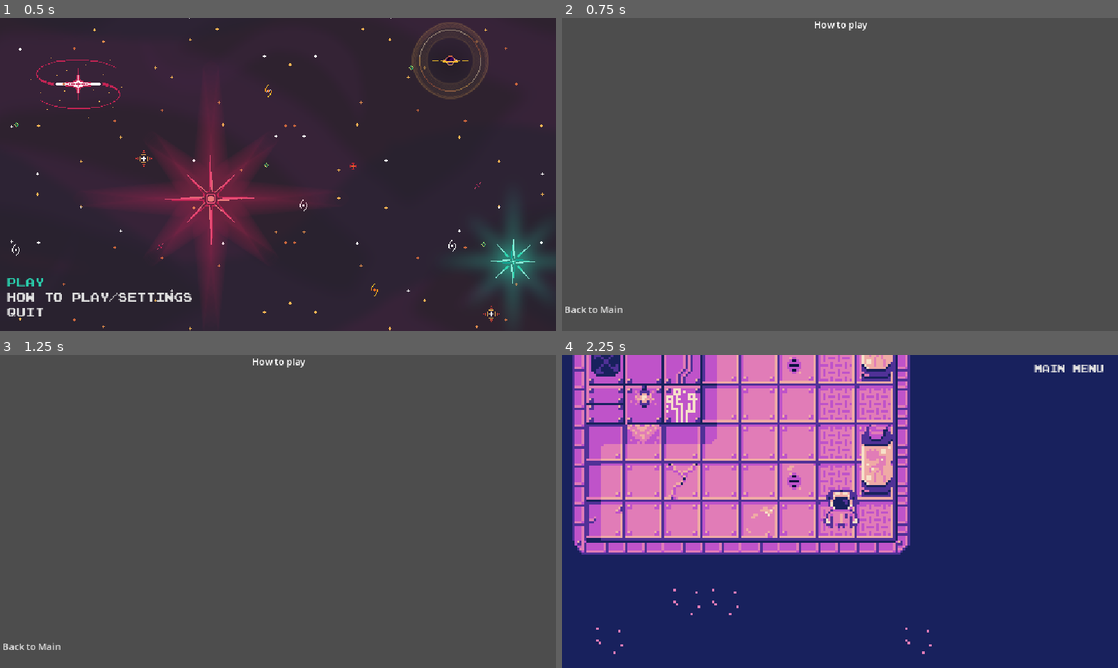
Above: before the commit, frames 1-4 (two rows, left to right).
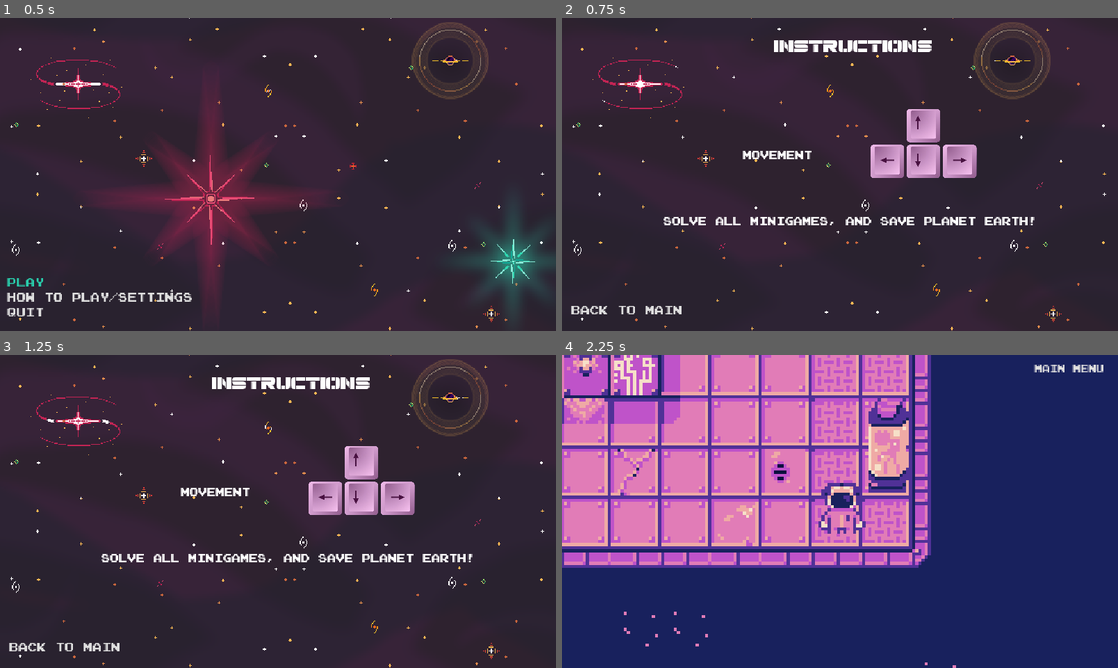
Above: after the commit, the same moments.

Repository: M-a-b-e-l/CISC2540---2D-Game-group-6
Game: Godot game, scene res://Scenes/MainMenu.tscn
Two runs of this game, one before a commit and one after it. Both use one fixed random seed, a clock stepped at 60 frames per second and the inputs below.
Inputs:
- Up to frame 1 (0.5 s): no input
- Up to frame 2 (0.75 s): click "How to Play/Settings" at 0.5 s
- Up to frame 3 (1.25 s): no input
- Up to frame 4 (2.25 s): click "Back to Main" at 1.25 s; click "Play" at 2 s

Frame 1 is identical in both runs. In frame 2, 100% of the frame differs, in the area x 0-100%, y 0-100%; in frame 3, 100%; in frame 4, 33%.

Commit message:
Main menu improvements

Diff:
--- a/group_6_2d_game/Scenes/how_to_play_scene.tscn
+++ b/group_6_2d_game/Scenes/how_to_play_scene.tscn
@@ -1,7 +1,154 @@
-[gd_scene load_steps=3 format=3 uid="uid://crc2hijb7nbku"]
+[gd_scene load_steps=28 format=3 uid="uid://crc2hijb7nbku"]
 
 [ext_resource type="Script" path="res://Scripts/how_to_play_scene.gd" id="1_2ljhf"]
+[ext_resource type="Texture2D" uid="uid://csv4hyqyb8fo3" path="res://Assets/Starry background  - Layer 01 - Void.png" id="2_07q2x"]
 [ext_resource type="Theme" uid="uid://d0lvdha57nic3" path="res://Themes/main_menu_theme.tres" id="2_hr4og"]
+[ext_resource type="Texture2D" uid="uid://bg4xf8et13k8m" path="res://Assets/Starry background  - Layer 02 - Stars.png" id="3_jyg3b"]
+[ext_resource type="FontFile" uid="uid://vxvy528j05fc" path="res://Fonts/Spac3Tech-Dg7E.ttf" id="4_ugr3u"]
+[ext_resource type="FontFile" uid="uid://htx5t07ltj12" path="res://Fonts/Emulogic-zrEw.ttf" id="5_euot5"]
+[ext_resource type="Texture2D" uid="uid://ybbe7ysmhslm" path="res://Assets/kisspng-computer-keyboard-vector-graphics-arrow-keys-royal-Тетрис-5b663b6d2d5486.8668868915334265411857.png" id="7_u5mwy"]
+
+[sub_resource type="AtlasTexture" id="AtlasTexture_ayvck"]
+atlas = ExtResource("2_07q2x")
+region = Rect2(0, 0, 640, 360)
+
+[sub_resource type="AtlasTexture" id="AtlasTexture_pwe13"]
+atlas = ExtResource("2_07q2x")
+region = Rect2(640, 0, 640, 360)
+
+[sub_resource type="AtlasTexture" id="AtlasTexture_m2g8h"]
+atlas = ExtResource("2_07q2x")
+region = Rect2(1280, 0, 640, 360)
+
+[sub_resource type="AtlasTexture" id="AtlasTexture_a4qe1"]
+atlas = ExtResource("2_07q2x")
+region = Rect2(1920, 0, 640, 360)
+
+[sub_resource type="AtlasTexture" id="AtlasTexture_uq52j"]
+atlas = ExtResource("2_07q2x")
+region = Rect2(2560, 0, 640, 360)
+
+[sub_resource type="AtlasTexture" id="AtlasTexture_xtibc"]
+atlas = ExtResource("2_07q2x")
+region = Rect2(3200, 0, 640, 360)
+
+[sub_resource type="AtlasTexture" id="AtlasTexture_hqntv"]
+atlas = ExtResource("2_07q2x")
+region = Rect2(3840, 0, 640, 360)
+
+[sub_resource type="AtlasTexture" id="AtlasTexture_libnn"]
+atlas = ExtResource("2_07q2x")
+region = Rect2(4480, 0, 640, 360)
+
+[sub_resource type="AtlasTexture" id="AtlasTexture_sojpc"]
+atlas = ExtResource("2_07q2x")
+region = Rect2(5120, 0, 640, 360)
+
+[sub_resource type="SpriteFrames" id="SpriteFrames_30hv4"]
+animations = [{
+"frames": [{
+"duration": 1.0,
+"texture": SubResource("AtlasTexture_ayvck")
+}, {
+"duration": 1.0,
+"texture": SubResource("AtlasTexture_pwe13")
+}, {
+"duration": 1.0,
+"texture": SubResource("AtlasTexture_m2g8h")
+}, {
+"duration": 1.0,
+"texture": SubResource("AtlasTexture_a4qe1")
+}, {
+"duration": 1.0,
+"texture": SubResource("AtlasTexture_uq52j")
+}, {
+"duration": 1.0,
+"texture": SubResource("AtlasTexture_xtibc")
+}, {
+"duration": 1.0,
+"texture": SubResource("AtlasTexture_hqntv")
+}, {
+"duration": 1.0,
+"texture": SubResource("AtlasTexture_libnn")
+}, {
+"duration": 1.0,
+"texture": SubResource("AtlasTexture_sojpc")
+}],
+"loop": true,
+"name": &"default",
+"speed": 5.0
+}]
+
+[sub_resource type="AtlasTexture" id="AtlasTexture_1aqca"]
+atlas = ExtResource("3_jyg3b")
+region = Rect2(0, 0, 640, 360)
+
+[sub_resource type="AtlasTexture" id="AtlasTexture_csjq7"]
+atlas = ExtResource("3_jyg3b")
+region = Rect2(640, 0, 640, 360)
+
+[sub_resource type="AtlasTexture" id="AtlasTexture_4cgxs"]
+atlas = ExtResource("3_jyg3b")
+region = Rect2(1280, 0, 640, 360)
+
+[sub_resource type="AtlasTexture" id="AtlasTexture_a6l7k"]
+atlas = ExtResource("3_jyg3b")
+region = Rect2(1920, 0, 640, 360)
+
+[sub_resource type="AtlasTexture" id="AtlasTexture_hray1"]
+atlas = ExtResource("3_jyg3b")
+region = Rect2(2560, 0, 640, 360)
+
+[sub_resource type="AtlasTexture" id="AtlasTexture_a2roo"]
+atlas = ExtResource("3_jyg3b")
+region = Rect2(3200, 0, 640, 360)
+
+[sub_resource type="AtlasTexture" id="AtlasTexture_8gdy1"]
+atlas = ExtResource("3_jyg3b")
+region = Rect2(3840, 0, 640, 360)
+
+[sub_resource type="AtlasTexture" id="AtlasTexture_c85ox"]
+atlas = ExtResource("3_jyg3b")
+region = Rect2(4480, 0, 640, 360)
+
+[sub_resource type="AtlasTexture" id="AtlasTexture_0v8s5"]
+atlas = ExtResource("3_jyg3b")
+region = Rect2(5120, 0, 640, 360)
+
+[sub_resource type="SpriteFrames" id="SpriteFrames_wdiey"]
+animations = [{
+"frames": [{
+"duration": 1.0,
+"texture": SubResource("AtlasTexture_1aqca")
+}, {
+"duration": 1.0,
+"texture": SubResource("AtlasTexture_csjq7")
+}, {
+"duration": 1.0,
+"texture": SubResource("AtlasTexture_4cgxs")
+}, {
+"duration": 1.0,
+"texture": SubResource("AtlasTexture_a6l7k")
+}, {
+"duration": 1.0,
+"texture": SubResource("AtlasTexture_hray1")
+}, {
+"duration": 1.0,
+"texture": SubResource("AtlasTexture_a2roo")
+}, {
+"duration": 1.0,
+"texture": SubResource("AtlasTexture_8gdy1")
+}, {
+"duration": 1.0,
+"texture": SubResource("AtlasTexture_c85ox")
+}, {
+"duration": 1.0,
+"texture": SubResource("AtlasTexture_0v8s5")
+}],
+"loop": true,
+"name": &"default",
+"speed": 5.0
+}]
 
 [node name="Control" type="Control"]
 layout_mode = 3
@@ -12,25 +159,77 @@
 grow_vertical = 2
 script = ExtResource("1_2ljhf")
 
+[node name="AnimatedSprite2D" type="AnimatedSprite2D" parent="."]
+position = Vector2(601, 344)
+scale = Vector2(2, 2)
+sprite_frames = SubResource("SpriteFrames_30hv4")
+autoplay = "default"
+
+[node name="AnimatedSprite2D2" type="AnimatedSprite2D" parent="."]
+position = Vector2(601, 344)
+scale = Vector2(2, 2)
+sprite_frames = SubResource("SpriteFrames_wdiey")
+autoplay = "default"
+
 [node name="Label" type="Label" parent="."]
 layout_mode = 1
 anchors_preset = 5
 anchor_left = 0.5
 anchor_right = 0.5
-offset_left = -54.0
-offset_right = 54.0
-offset_bottom = 23.0
-grow_horizontal = 2
-scale = Vector2(1.2, 1.2)
-text = "How to play"
+offset_left = -137.0
+offset_top = 40.0
+offset_right = 137.0
+offset_bottom = 73.0
+grow_horizontal = 2
+scale = Vector2(1.2, 1.2)
+theme_override_fonts/font = ExtResource("4_ugr3u")
+theme_override_font_sizes/font_size = 30
+text = "instructions"
+
+[node name="Label2" type="Label" parent="."]
+layout_mode = 1
+anchors_preset = 5
+anchor_left = 0.5
+anchor_right = 0.5
+offset_left = -203.0
+offset_top = 270.0
+offset_right = 71.0
+offset_bottom = 303.0
+grow_horizontal = 2
+scale = Vector2(1.2, 1.2)
+theme_override_fonts/font = ExtResource("5_euot5")
+theme_override_font_sizes/font_size = 15
+text = "Movement"
+
+[node name="Label3" type="Label" parent="."]
+layout_mode = 1
+anchors_preset = 5
+anchor_left = 0.5
+anchor_right = 0.5
+offset_left = -368.0
+offset_top = 407.0
+offset_right = 277.0
+offset_bottom = 440.0
+grow_horizontal = 2
+scale = Vector2(1.2, 1.2)
+theme_override_fonts/font = ExtResource("5_euot5")
+theme_override_font_sizes/font_size = 15
+text = "Solve all minigames, and save planet Earth!"
+
+[node name="Kisspng-computer-keyboard-vector-graphics-arrow-keys-royal-тетрис-5b663b6d2d5486_8668868915334265411857" type="Sprite2D" parent="."]
+position = Vector2(749, 260)
+scale = Vector2(0.4, 0.4)
+texture = ExtResource("7_u5mwy")
 
 [node name="VBoxContainer" type="VBoxContainer" parent="."]
 layout_mode = 1
 anchors_preset = 2
 anchor_top = 1.0
 anchor_bottom = 1.0
-offset_top = -58.0
-offset_right = 108.0
+offset_left = 17.0
+offset_top = -57.0
+offset_right = 125.0
+offset_bottom = 1.0
 grow_vertical = 0
 scale = Vector2(1.2, 1.2)
 
@@ -39,6 +238,7 @@
 size_flags_vertical = 8
 theme = ExtResource("2_hr4og")
 theme_override_colors/font_hover_color = Color(0.54902, 0.313726, 0.796078, 1)
+theme_override_fonts/font = ExtResource("5_euot5")
 text = "Back to Main"
 
 [connection signal="pressed" from="VBoxContainer/Back to Main" to="." method="_on_back_to_main_pressed"]
--- a/group_6_2d_game/Scenes/main_scene.tscn
+++ b/group_6_2d_game/Scenes/main_scene.tscn
@@ -195,6 +195,9 @@
 [sub_resource type="RectangleShape2D" id="RectangleShape2D_nx1js"]
 size = Vector2(17, 12)
 
+[sub_resource type="RectangleShape2D" id="RectangleShape2D_qp7s7"]
+size = Vector2(52, 20)
+
 [node name="Main Scene" type="Node2D"]
 
 [node name="TileMapLayer" type="TileMapLayer" parent="."]
@@ -215,7 +218,7 @@
 
 [node name="Camera2D" type="Camera2D" parent="CharacterBody2D"]
 position = Vector2(-1, 1)
-zoom = Vector2(5, 5)
+zoom = Vector2(6.5, 6.5)
 limit_smoothed = true
 position_smoothing_enabled = true
 position_smoothing_speed = 4.0
@@ -306,15 +309,23 @@
 [node name="CollisionShape2D" type="CollisionShape2D" parent="AntiPortal2/Area2D"]
 shape = SubResource("RectangleShape2D_6la43")
 
-[node name="Sprite2D2" type="Sprite2D" parent="."]
+[node name="AntiPortal3" type="Sprite2D" parent="."]
 position = Vector2(873, 104)
 
-[node name="Area2D" type="Area2D" parent="Sprite2D2" groups=["AntiPortal3"]]
-
-[node name="CollisionShape2D" type="CollisionShape2D" parent="Sprite2D2/Area2D"]
+[node name="Area2D" type="Area2D" parent="AntiPortal3" groups=["AntiPortal3"]]
+
+[node name="CollisionShape2D" type="CollisionShape2D" parent="AntiPortal3/Area2D"]
 position = Vector2(-1, -18)
 shape = SubResource("RectangleShape2D_nx1js")
 
+[node name="Minigame1" type="Sprite2D" parent="."]
+position = Vector2(136, 199)
+
+[node name="Area2D" type="Area2D" parent="Minigame1" groups=["Minigame1"]]
+
+[node name="CollisionShape2D" type="CollisionShape2D" parent="Minigame1/Area2D"]
+shape = SubResource("RectangleShape2D_qp7s7")
+
 [connection signal="pressed" from="CharacterBody2D/Camera2D/CanvasLayer/Control/VBoxContainer/Button" to="CharacterBody2D/Camera2D/CanvasLayer/Control" method="_on_button_pressed"]
 [connection signal="area_entered" from="CharacterBody2D/Area2D" to="CharacterBody2D" method="_on_area_2d_area_entered"]
 
--- a/group_6_2d_game/Scripts/Player.gd
+++ b/group_6_2d_game/Scripts/Player.gd
@@ -44,9 +44,13 @@
 		animation_player.play("Idle")
 
 func _on_area_2d_area_entered(area: Area2D) -> void:
+	if area.is_in_group("Minigame1"):
+		#Use call_deferred to change scene safely
+		get_tree().call_deferred("change_scene_to_file", "res://scenes/MatchingGame1.tscn")
+
 	if area.is_in_group("Portal"):
-		# Use call_deferred to change scene safely
-		get_tree().call_deferred("change_scene_to_file", "res://scenes/MatchingGame1.tscn")
+		position.x = 525
+		position.y = 340
 
 	if area.is_in_group("Portal2"):
 		position.x = 613
Binary file added: group_6_2d_game/Assets/kisspng-computer-keyboard-vector-graphics-arrow-keys-royal-Тетрис-5b663b6d2d5486.8668868915334265411857.png
Not shown, added: group_6_2d_game/Assets/kisspng-computer-keyboard-vector-graphics-arrow-keys-royal-Тетрис-5b663b6d2d5486.8668868915334265411857.png.import
Not shown: 1 places in group_6_2d_game/Scenes/main_scene.tscn that only renumber resources
